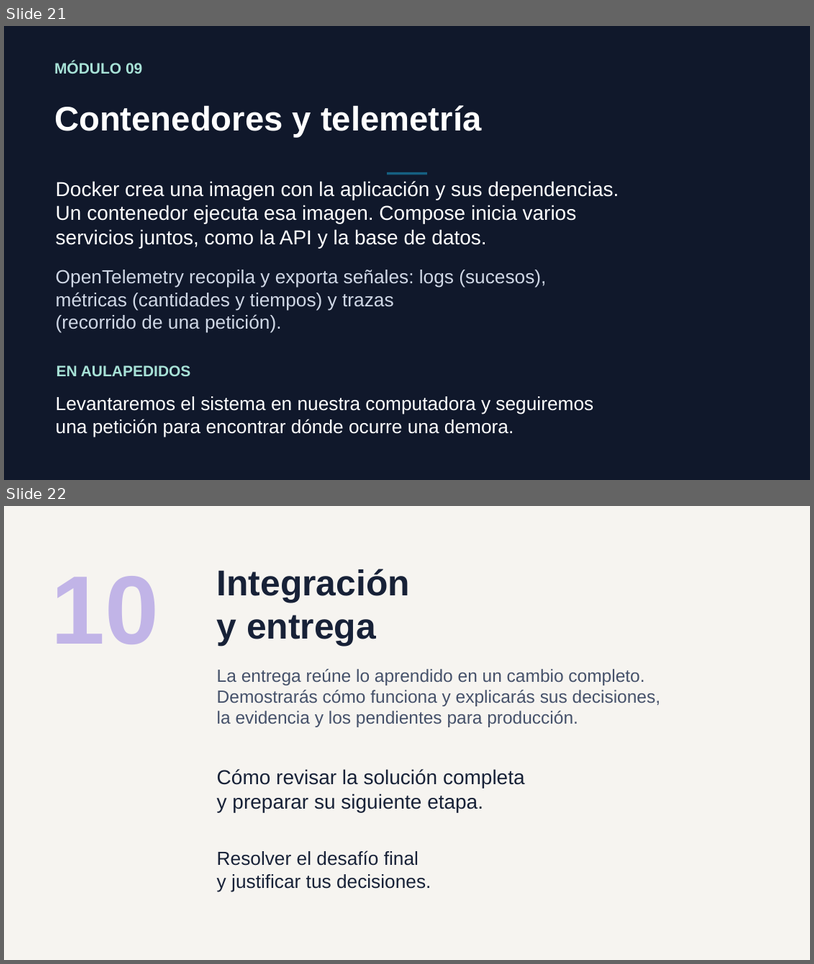
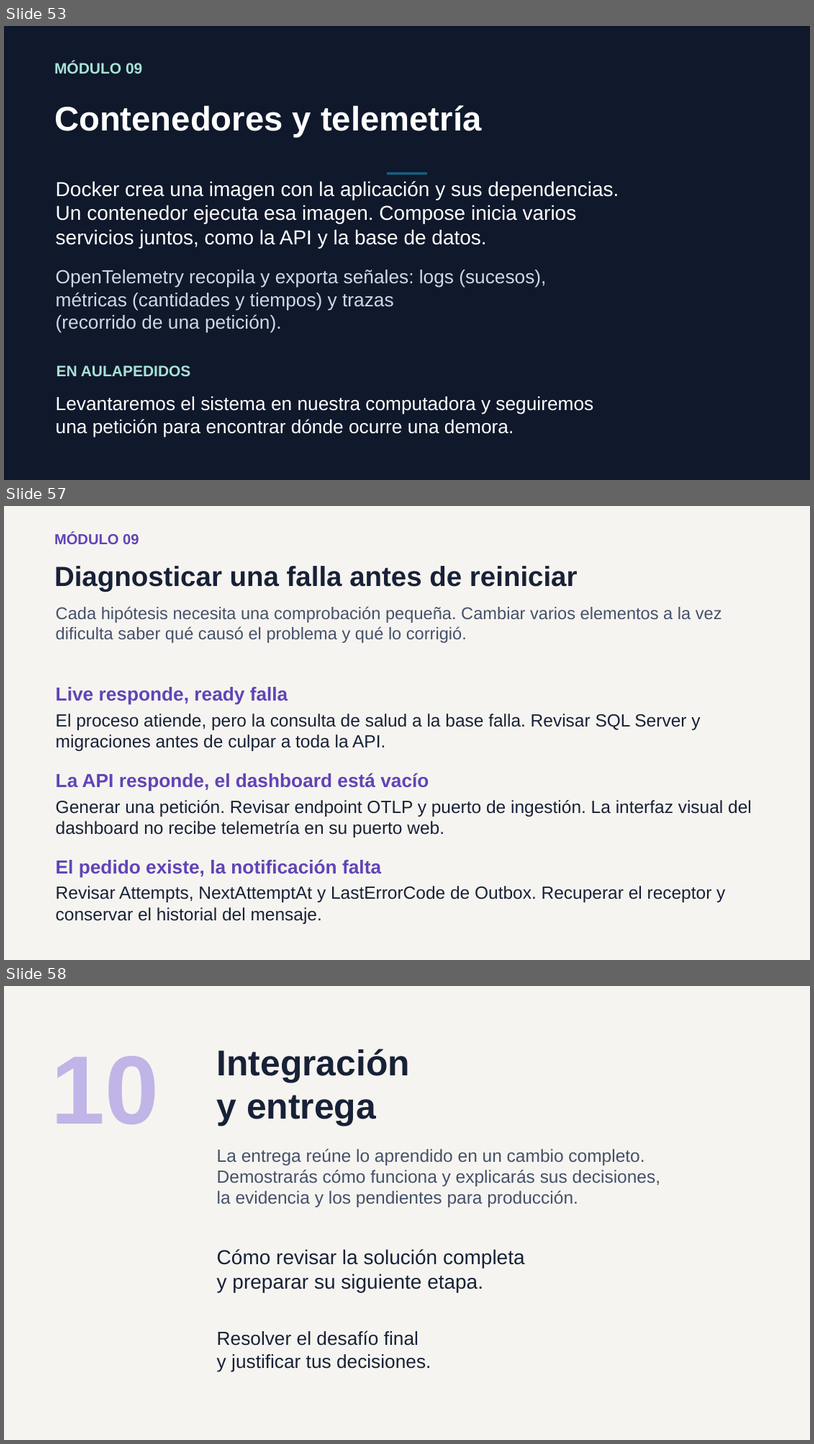
Before and after one commit to ychavez/CursoNETIA, a slide deck: instructor/clases/00-presentacion-alumnos.pptx. Shown one above the other, each under a label of ours: slides 21 and 22 before the commit, slides 53, 57 and 58 after it; the slides between them are not shown. The pictures are 814x964 and 814x1444 pixels, drawn with LibreOffice and Linux fonts; fonts in the diff are those of the drawing. Boxes give left, top, right and bottom in pixels: in the first picture for what was removed or moved away, otherwise in the second. Text is boxed around its words. In the diff, an @@ line names an element or a change of style, - is before the commit and + after.

```diff
--- a/instructor/clases/00-presentacion-alumnos.pptx
+++ b/instructor/clases/00-presentacion-alumnos.pptx
@@ slide 57 added at (4,506,810,960), background #F6F4F0 @@
@@ text added at (54,533,139,544), 17.2 pt, text #6044B6, bold @@
+MÓDULO 09
@@ text added at (54,566,578,591), 33 pt, text #172137, bold @@
+Diagnosticar una falla antes de reiniciar
@@ text added at (56,606,723,643), 20.2 pt, text #45516A @@
+Cada hipótesis necesita una comprobación pequeña. Cambiar varios elementos a la vez
+dificulta saber qué causó el problema y qué lo corrigió.
@@ text added at (56,687,288,705), 22.5 pt, text #6044B6, bold @@
+Live responde, ready falla
@@ text added at (56,713,700,751), 21 pt, text #172137 @@
+El proceso atiende, pero la consulta de salud a la base falla. Revisar SQL Server y
+migraciones antes de culpar a toda la API.
@@ text added at (56,772,429,790), 22.5 pt, text #6044B6, bold @@
+La API responde, el dashboard está vacío
@@ text added at (56,800,752,837), 21 pt, text #172137 @@
+Generar una petición. Revisar endpoint OTLP y puerto de ingestión. La interfaz visual del
+dashboard no recibe telemetría en su puerto web.
@@ text added at (56,859,381,877), 22.5 pt, text #6044B6, bold @@
+El pedido existe, la notificación falta
@@ text added at (56,885,725,924), 21 pt, text #172137 @@
+Revisar Attempts, NextAttemptAt y LastErrorCode de Outbox. Recuperar el receptor y
+conservar el historial del mensaje.
@@ what was slide 21 is now slide 53 @@
@@ what was slide 22 is now slide 58 @@
```
Also in this commit, not shown: 39 other slides added, 3 other files.
